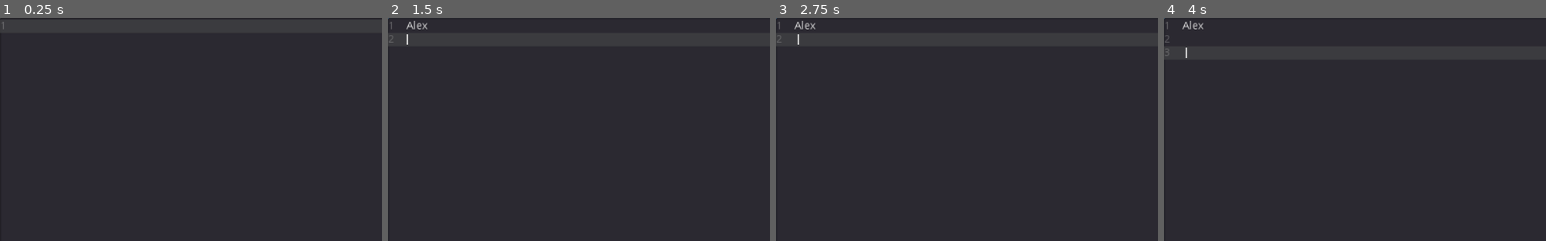
Above: before the commit, frames 1-4 (left to right).
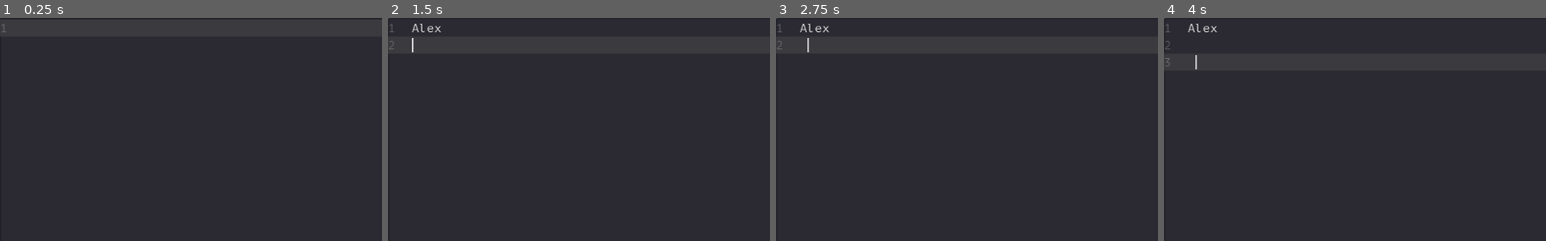
Above: after the commit, the same moments.

Repository: opensussex/scritch_godot
Game: Godot game, scene res://main.tscn
The game is run twice, just before and just after one commit, with the same random seed, the same clock (stepped at 60 frames per second) and the same inputs.
Inputs (mouse positions are % of the whole screen's width and height, from its top left):
- Up to frame 1 (0.25 s): no input
- Up to frame 2 (1.5 s): click (50, 50) at 0.52 s; type "Alex" at 0.6 s; tap Enter at 1.25 s
- Up to frame 3 (2.75 s): tap Space at 2 s
- Up to frame 4 (4 s): tap Enter at 2.75 s; tap Space at 3.5 s
The pictures show only the part of the screen within x 0-50%, y 0-50%; the shares and areas given below are measured in that part.

The runs differ from the first frame. In frame 1, less than 0.1% of the frame differs, in the area x 0-2%, y 1-9%; in frame 2, 0.3%; in frame 3, 0.3%; in frame 4, 0.4%, in the area x 0-14%, y 1-24%.

Commit message:
add in some fonts and images for icons and splash screen

Diff:
--- a/main.tscn
+++ b/main.tscn
@@ -1,6 +1,7 @@
-[gd_scene load_steps=2 format=2]
+[gd_scene load_steps=3 format=2]
 
 [ext_resource path="res://TextEdit.gd" type="Script" id=1]
+[ext_resource path="res://new_dynamicfont.tres" type="DynamicFont" id=2]
 
 [node name="Node2D" type="Node2D"]
 
@@ -8,8 +9,8 @@
 margin_right = 1026.0
 margin_bottom = 600.0
 rect_scale = Vector2( 0.996079, 1.00141 )
+custom_fonts/font = ExtResource( 2 )
 highlight_current_line = true
-syntax_highlighting = true
 show_line_numbers = true
 fold_gutter = true
 minimap_draw = true
--- /dev/null
+++ b/new_dynamicfont.tres
@@ -0,0 +1,6 @@
+[gd_resource type="DynamicFont" load_steps=2 format=2]
+
+[ext_resource path="res://PTMono-Regular.ttf" type="DynamicFontData" id=1]
+
+[resource]
+font_data = ExtResource( 1 )
--- a/project.godot
+++ b/project.godot
@@ -17,6 +17,7 @@
 
 config/name="Scritch"
 run/main_scene="res://main.tscn"
+boot_splash/image="res://splash.png"
 config/icon="res://icon.png"
 
 [rendering]
Binary file added: PTMono-Regular.ttf
Binary file added: icon.ico
Binary file changed: icon.png
Binary file added: splash.png
Not shown, added: splash.png.import
Not shown, changed: Scritch.pck
